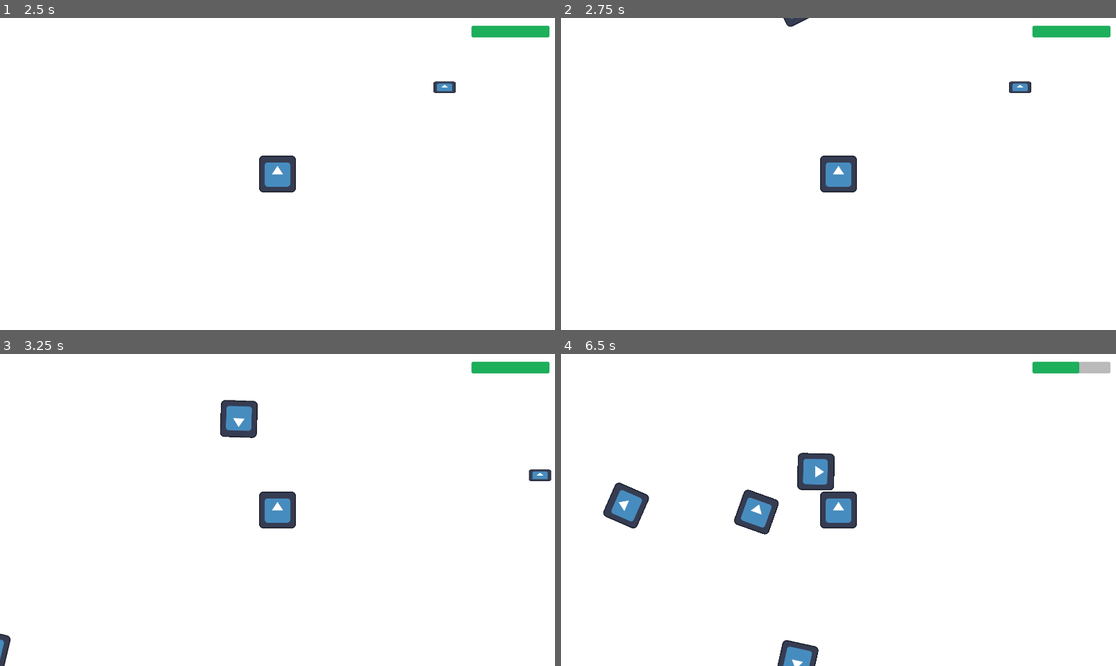
Above: before the commit, frames 1-4 (two rows, left to right).
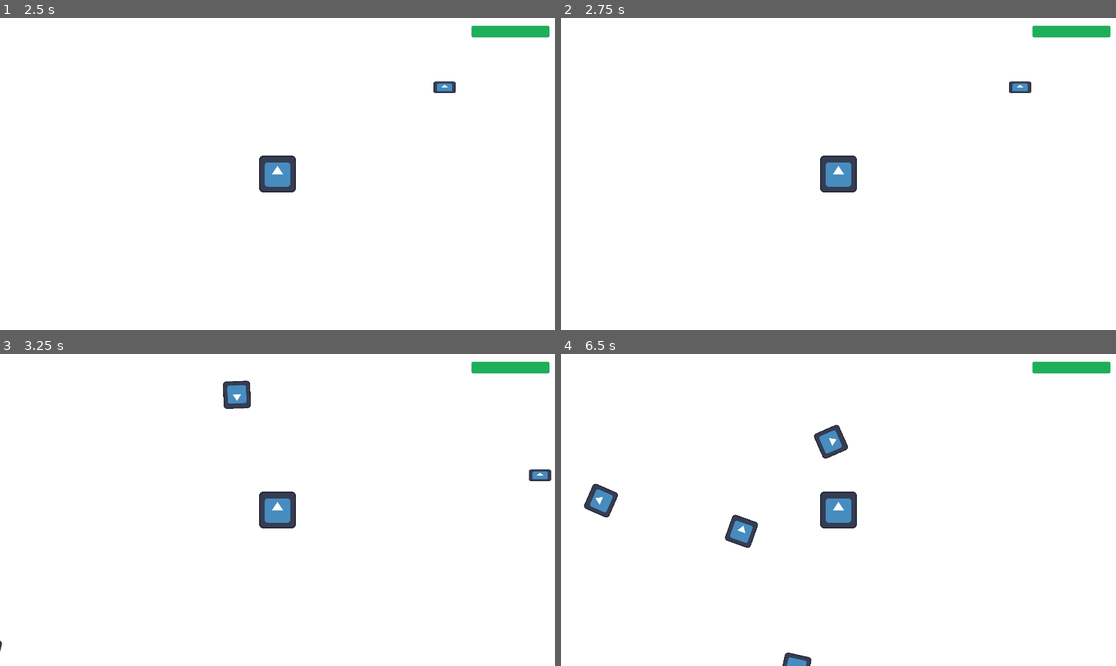
Above: after the commit, the same moments.

Repository: webermael/Informatikprojekt
Game: Godot game, scene res://Game.tscn
The game is run twice, just before and just after one commit, with the same random seed, the same clock (stepped at 60 frames per second) and the same inputs. The engine's default icon, where the game draws it, is replaced by a stand-in: a white triangle on a blue panel in a dark square.
Inputs:
- Up to frame 1 (2.5 s): tap Enter at 0.5 s; hold Right (ui_right) 0.53-1.28 s; tap Space at 1.25 s; hold Down (ui_down) 1.28-2.03 s; hold Right (ui_right) from 2.03 s (still down)
- Up to frame 2 (2.75 s): keep holding Right (ui_right)
- Up to frame 3 (3.25 s): release Right (ui_right) at 2.78 s; hold Up (ui_up) from 2.78 s (still down)
- Up to frame 4 (6.5 s): release Up (ui_up) at 3.53 s; hold Left (ui_left) 3.53-5.03 s; hold Down (ui_down) 5.03-5.78 s; hold Right (ui_right) from 5.78 s (still down)

Frame 1 is identical in both runs. In frame 2, less than 0.1% of the frame differs, in the area x 40-45%, y 0-3%; in frame 3, 1.2%; in frame 4, 3.8%, in the area x 4-99%, y 2-100%.

Commit message:
first commit

Diff:
--- a/Enemies/Roller/Roller.gd
+++ b/Enemies/Roller/Roller.gd
@@ -1,14 +1,13 @@
 extends CharacterBody2D
 
-const SPEED = 200.0
+const SPEED = 150.0
 var health = 2
-const friendship_distance = 300
+const friendship_distance = 500
 
 @onready var player = $/root/Game/Player
 
 
-func _physics_process(delta):
-	var direction = global_position.direction_to(player.global_position)
+func pathfind(direction):
 	var entities_in_vision = $Vision.get_overlapping_bodies()
 	var rollers_in_vision = Array ()
 	var rollers_nearby = Array ()
@@ -23,6 +22,12 @@
 		elif roller in rollers_nearby:
 			direction -= 0.5 * global_position.direction_to(roller.global_position)
 	direction /= direction.length()
+	return direction
+
+
+func _physics_process(delta):
+	var direction = global_position.direction_to(player.global_position)
+	direction = pathfind(direction)
 	velocity = direction * SPEED
 	if global_position.direction_to(player.global_position)[0] > 0:
 		rotation += delta
--- a/Enemies/Roller/Roller.tscn
+++ b/Enemies/Roller/Roller.tscn
@@ -4,7 +4,7 @@
 [ext_resource type="Texture2D" uid="uid://b6djpocinrc2f" path="res://icon.svg" id="2_iineo"]
 
 [sub_resource type="CircleShape2D" id="CircleShape2D_2l6ko"]
-radius = 64.0078
+radius = 47.3814
 
 [sub_resource type="CircleShape2D" id="CircleShape2D_eysqy"]
 radius = 518.756
@@ -14,13 +14,16 @@
 script = ExtResource("1_mi4nt")
 
 [node name="RollerSprite" type="Sprite2D" parent="."]
+position = Vector2(0.111362, 0.0210764)
 rotation = 3.14159
+scale = Vector2(0.736303, 0.741872)
 texture = ExtResource("2_iineo")
 
 [node name="CollisionShape2D" type="CollisionShape2D" parent="."]
 shape = SubResource("CircleShape2D_2l6ko")
 
 [node name="Vision" type="Area2D" parent="."]
+visible = false
 
 [node name="VisionShape" type="CollisionShape2D" parent="Vision"]
 shape = SubResource("CircleShape2D_eysqy")
